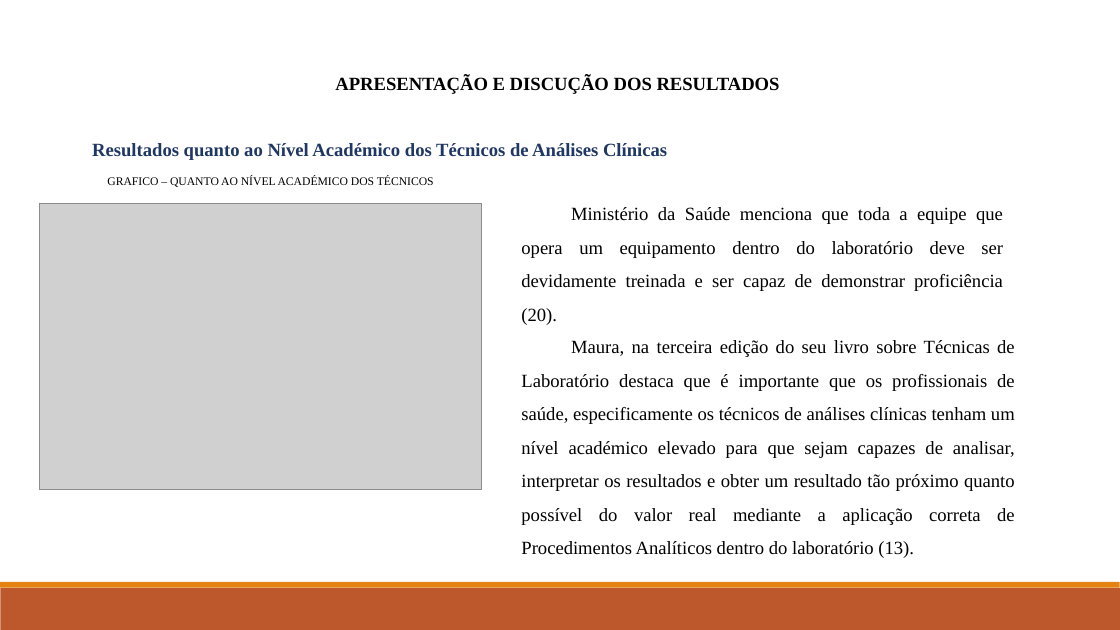
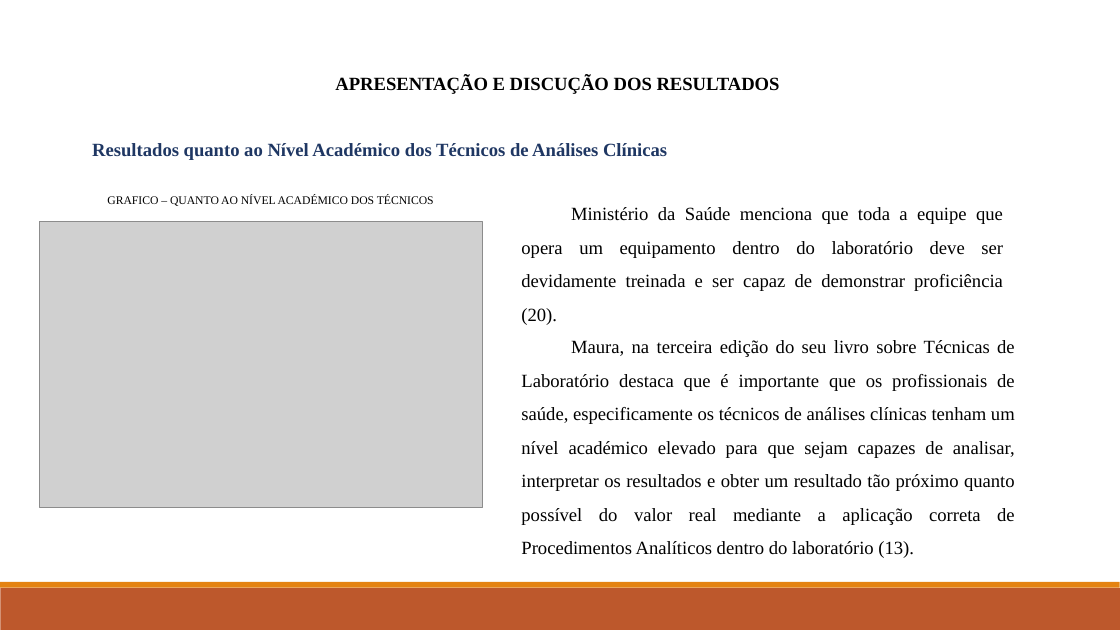
Before and after one commit to domingosjadriano/Projectos-Academicos, a slide deck: slide 9 of Proj Nguidi Biana/Monografia/Apresentação_NguiBianAnjo.pptx. Drawn at 1120x630 pixels with LibreOffice and Linux fonts; fonts in the diff are those of the drawing; grey boxes stand for pictures. Boxes give left, top, right and bottom in pixels: in the first picture for what was removed or moved away, otherwise in the second. Text is boxed around its words. In the diff, an @@ line names an element or a change of style, - is before the commit and + after.

```diff
--- a/Proj Nguidi Biana/Monografia/Apresentação_NguiBianAnjo.pptx
+++ b/Proj Nguidi Biana/Monografia/Apresentação_NguiBianAnjo.pptx
@@ text "GRAFICO – QUANTO AO NÍVEL ...": place and size @@
-text "GRAFICO – QUANTO AO NÍVEL ..." at bbox=[107, 176, 434, 187]
+text "GRAFICO – QUANTO AO NÍVEL ..." at bbox=[107, 195, 434, 206]
@@ picture: place and size @@
-picture at bbox=[39, 204, 482, 491]
+picture at bbox=[39, 222, 482, 508]
```
Also in this commit, not shown: 6 other slides changed, 3 other files.
